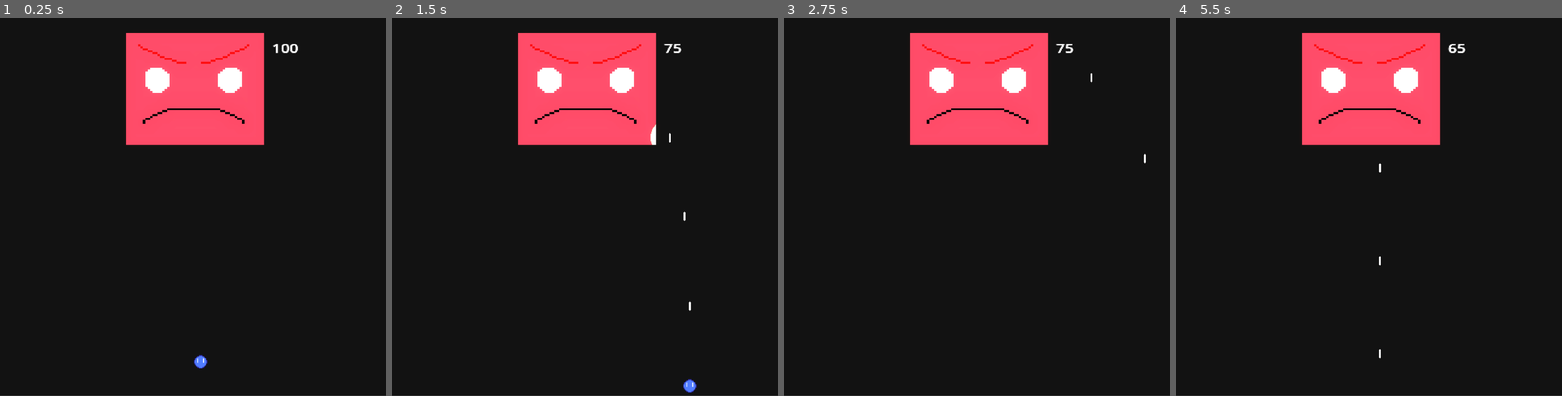
Above: before the commit, frames 1-4 (left to right).
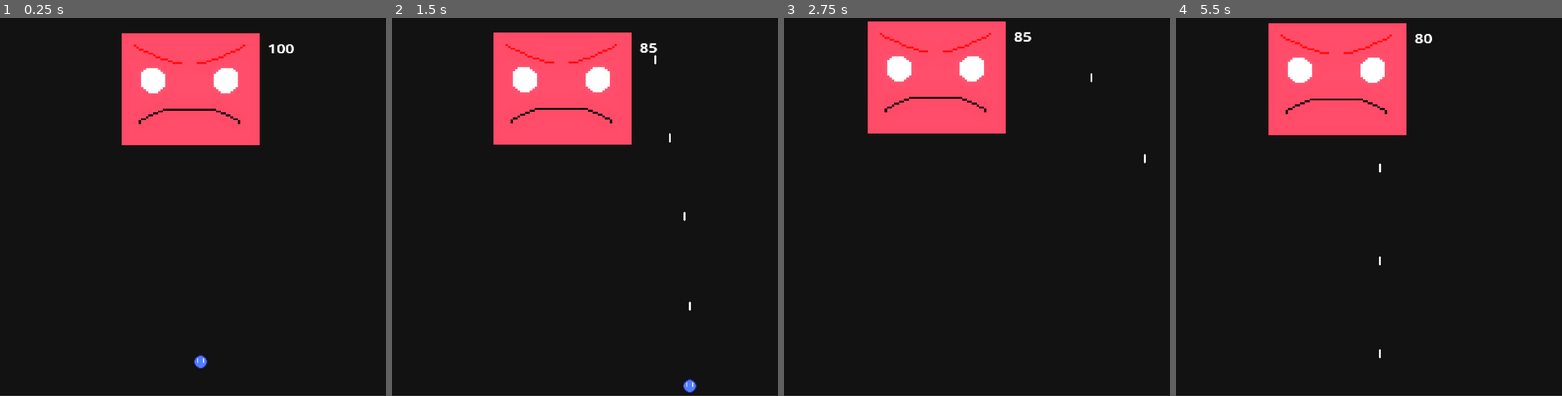
Above: after the commit, the same moments.

Repository: theloosygoose/godot-battle-mechanics
Game: Godot game, scene res://world.tscn
Two runs of this game, one before a commit and one after it. Both use one fixed random seed, a clock stepped at 60 frames per second and the inputs below.
Inputs:
- Up to frame 1 (0.25 s): no input
- Up to frame 2 (1.5 s): hold D (move_right) 0.53-1.28 s; hold Space (main_action) 0.53-1.28 s; hold S (move_down) from 1.28 s (still down); tap Space (main_action) at 1.35 s
- Up to frame 3 (2.75 s): release S (move_down) at 2.03 s; hold D (move_right) from 2.03 s (still down); hold Space (main_action) from 2.03 s (still down); tap Shift (secondary_action) at 2.1 s
- Up to frame 4 (5.5 s): release D (move_right) at 2.78 s; release Space (main_action) at 2.78 s; hold W (move_up) 2.78-3.53 s; tap Space (main_action) at 2.85, 4.55 s; hold Space (main_action) 3.53-4.28 s; hold A (move_left) 3.53-5.03 s; tap Shift (secondary_action) at 4.35 s; hold S (move_down) from 5.03 s (still down); hold Space (main_action) from 5.03 s (still down)

The runs differ from the first frame. In frame 1, 1.7% of the frame differs, in the area x 31-78%, y 3-34%; in frame 2, 5.7%; in frame 3, 9.2%, in the area x 21-75%, y 0-34%; in frame 4, 8.2%.

Commit message:
bug fixes to enemystate machiene

Diff:
--- a/enemy/enemy.tscn
+++ b/enemy/enemy.tscn
@@ -6,6 +6,7 @@
 [ext_resource type="Script" path="res://components/instances/scripts/hitbox_component.gd" id="2_hc5hw"]
 [ext_resource type="Script" path="res://enemy/Label.gd" id="3_00n5o"]
 [ext_resource type="Script" path="res://enemy/enemy_state_machiene/EnemyStateMachiene.gd" id="6_pe5jf"]
+[ext_resource type="Script" path="res://enemy/enemy_state_machiene/states/EnemyIdle.gd" id="7_ykr0v"]
 
 [sub_resource type="RectangleShape2D" id="RectangleShape2D_22680"]
 size = Vector2(149, 149)
@@ -38,7 +39,14 @@
 visible_characters_behavior = 1
 script = ExtResource("3_00n5o")
 
-[node name="EnemyStateMachine" type="Node" parent="."]
+[node name="EnemyStateMachine" type="Node" parent="." node_paths=PackedStringArray("initial_state")]
 script = ExtResource("6_pe5jf")
+initial_state = NodePath("EnemyIdle")
+
+[node name="EnemyIdle" type="Node2D" parent="EnemyStateMachine" node_paths=PackedStringArray("enemy")]
+script = ExtResource("7_ykr0v")
+enemy = NodePath("../..")
+speed = 50.0
+state_type = 2
 
 [connection signal="current_health" from="HealthComponent" to="Label" method="_on_health_component_current_health"]
--- a/enemy/enemy_state_machiene/EnemyStateMachiene.gd
+++ b/enemy/enemy_state_machiene/EnemyStateMachiene.gd
@@ -11,15 +11,10 @@
 			battle_states = p_scenes
 			notify_property_list_changed()
 			update_configuration_warnings()
-			for battle_state: EnemyBattleState in battle_states:
-				battle_state_wait_time[battle_state.name.to_lower()] = 0
 
-
-@export_group("Battle Scene Proporties")
-@export var battle_state_wait_time: Dictionary
+@export var initial_state: EnemyBattleState
 
 var current_state: EnemyBattleState
-
 
 func _get_configuration_warnings() -> PackedStringArray:
 	var warnings: PackedStringArray = []
@@ -35,23 +30,34 @@
 	return warnings
 
 func _ready() -> void:
-	check_children()
+	check_children(false)
 
-func _process(_delta: float) -> void:
+	if initial_state:
+		initial_state.enter()
+		current_state = initial_state
+
+func _process(delta: float) -> void:
 	if Engine.is_editor_hint():
 		## Check the Children Real Time in the Editor
-		check_children()
+		check_children(true)
 
 	if !Engine.is_editor_hint():
-		pass
+		if current_state:
+			current_state.update(delta)
+
+func _physics_process(delta: float) -> void:
+	if current_state:
+		current_state.physics_update(delta)
 
 
-func check_children() -> void:
+func check_children(in_editor: bool) -> void:
 	for child in get_children():
 		if child is EnemyBattleState:
 			var battle_state_node: EnemyBattleState = child
 			battle_states[battle_state_node.name.to_lower()] = battle_state_node
-			battle_state_node.Transitioned.connect(on_battle_state_transitioned)
+			if !in_editor:
+				battle_state_node.Transitioned.connect(on_battle_state_transitioned)
+
 
 func on_battle_state_transitioned(state: EnemyBattleState, new_state_name: String) -> void:
 	if state != current_state:
--- /dev/null
+++ b/enemy/enemy_state_machiene/states/EnemyIdle.gd
@@ -0,0 +1,28 @@
+class_name EnemyIdle
+extends EnemyBattleState
+
+@export var enemy: Node2D
+@export var speed: float = 100.0
+
+var move_direction: Vector2
+var wander_time: float
+
+
+func randomize_wander() -> void:
+	move_direction = Vector2(randf_range(-1,1), randf_range(-1,1)).normalized()
+	wander_time = randf_range(1, 3)
+
+func enter() -> void:
+	randomize_wander()
+
+func update(delta: float) -> void:
+	if wander_time > 0:
+		wander_time -= delta
+
+	else:
+		print("wandering")
+		randomize_wander()
+
+
+func physics_update(delta: float) -> void:
+	enemy.position += (move_direction * speed) * delta
--- a/player/player.gd
+++ b/player/player.gd
@@ -20,7 +20,6 @@
 
 func is_shooting() -> bool:
 	if Input.is_action_just_pressed("main_action"):
-		print_debug("Main Action")
 		return true
 	else:
 		return false
Not shown: 1 places in enemy/enemy.tscn that only renumber resources
